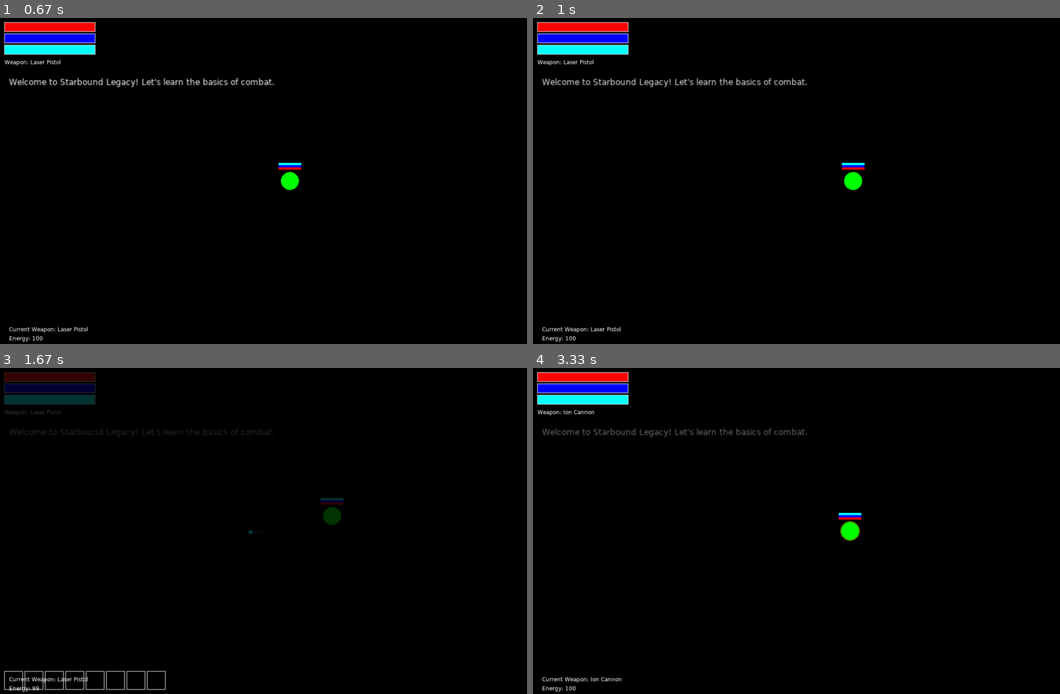
Above: before the commit, frames 1-4 (two rows, left to right).
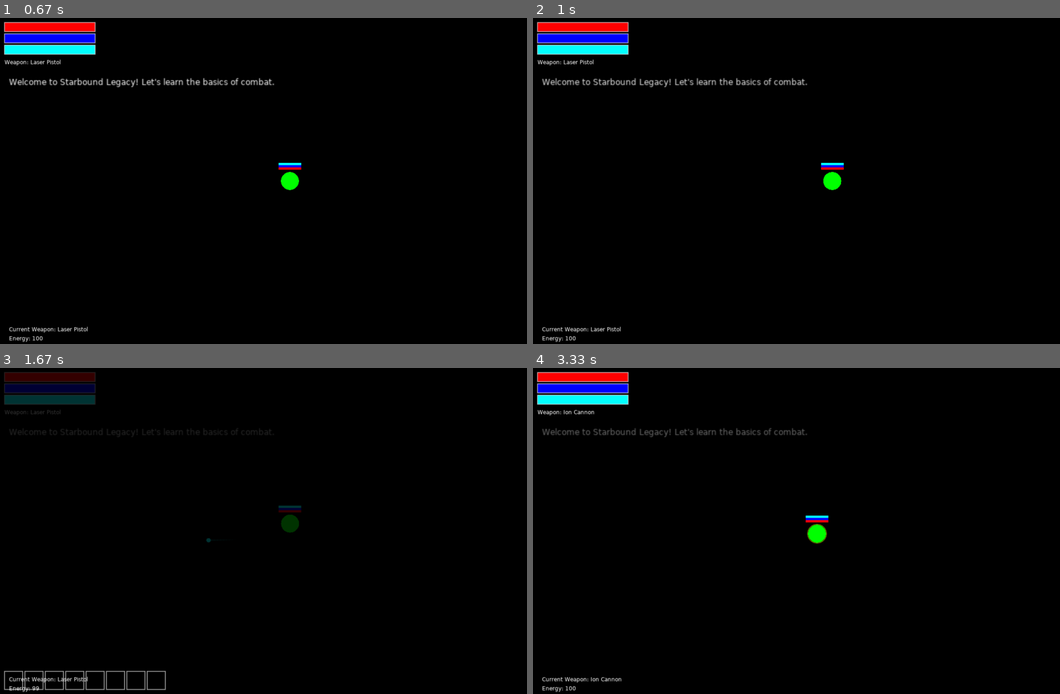
Above: after the commit, the same moments.

Repository: DedicatedJ/Starbound
Game: LÖVE game, started from main.lua
The game is run twice, just before and just after one commit, with the same random seed, the same clock (stepped at 60 frames per second) and the same inputs.
Inputs (mouse positions are in pixels of both pictures, inside the frame that each line leads up to):
- Up to frame 1 (0.67 s): tap Space at 0.33 s
- Up to frame 2 (1 s): hold Right from 0.67 s (still down); move the mouse to (801, 194) at 0.7 s
- Up to frame 3 (1.67 s): release Right at 1.13 s; click (152, 534) at 1.22 s; hold Up from 1.5 s (still down); click (347, 602) at 1.58 s; tap I at 1.65 s
- Up to frame 4 (3.33 s): release Up at 1.8 s; hold Right 1.83-2.3 s; click (643, 605) at 1.92 s; tap 2 at 1.98 s; hold Left 2.33-2.87 s; click (1033, 645) at 2.42 s; tap 3 at 2.48 s; hold Down 2.9-3.2 s; click (670, 410) at 2.98 s; tap I at 3.05 s; hold Left from 3.23 s (still down); click (685, 465) at 3.32 s

Frame 1 is identical in both runs. In frame 2, 0.5% of the frame differs, in the area x 54-63%, y 44-53%; in frame 3, 0.5%; in frame 4, 0.6%, in the area x 51-63%, y 44-54%.

Commit message:
step 3: camera that follows the player, world coordinates for aim
- main.lua: camera eases toward the player; the world is drawn through
  the camera and the UI stays in screen space. Global screenToWorld and
  worldToScreen convert between the two.
- Clicks and the charge-weapon aim point are converted to world
  coordinates (Player.aimX/aimY replaces reading the mouse directly).
- Remove the screen clamps: the player can roam the world; enemies are
  leashed to their spawn point instead.
- World:drawOverlay draws the tutorial text in screen space.
- Harness: camera follow and screen/world round-trip checks; scenario
  clicks use screen coordinates.

Co-Authored-By: Claude Opus 5.5 <noreply@anthropic.com>

Diff:
--- a/main.lua
+++ b/main.lua
@@ -26,6 +26,18 @@
 local world
 local ui
 
+-- Camera center in world coordinates; it follows the player
+local camera = {x = 0, y = 0}
+
+-- Convert between screen pixels and world coordinates
+function screenToWorld(sx, sy)
+    return sx + camera.x - love.graphics.getWidth() / 2, sy + camera.y - love.graphics.getHeight() / 2
+end
+
+function worldToScreen(wx, wy)
+    return wx - camera.x + love.graphics.getWidth() / 2, wy - camera.y + love.graphics.getHeight() / 2
+end
+
 -- Initialize game (window size, title and resizing come from conf.lua)
 function love.load()
 
@@ -44,6 +56,9 @@
 
     -- Create UI
     ui = UI.new(player)
+
+    -- Start the camera on the player
+    camera.x, camera.y = player.x, player.y
 end
 
 -- Update game state
@@ -106,8 +121,8 @@
 -- Handle mouse input
 function love.mousepressed(x, y, button)
     if (currentState == gameState.PLAYING or currentState == gameState.TUTORIAL) and button == 1 then
-        -- Left click to fire
-        player:fire(x, y)
+        -- Left click to fire at the world position under the cursor
+        player:fire(screenToWorld(x, y))
     end
 
     if ui then
@@ -133,8 +148,16 @@
     -- Always set velocity so the player stops when no key is held
     player:move(dx, dy)
 
+    -- Aim follows the cursor in world coordinates (charge weapons fire here)
+    player.aimX, player.aimY = screenToWorld(love.mouse.getPosition())
+
     -- Update world
     world:update(dt)
+
+    -- Camera eases toward the player
+    local follow = math.min(1, dt * 8)
+    camera.x = camera.x + (player.x - camera.x) * follow
+    camera.y = camera.y + (player.y - camera.y) * follow
 
     -- Update UI
     ui:update(dt)
@@ -152,8 +175,15 @@
 
 -- Draw game world
 function drawGame()
-    -- Draw world
+    -- Draw world through the camera
+    love.graphics.push()
+    local ox, oy = worldToScreen(0, 0)
+    love.graphics.translate(math.floor(ox + 0.5), math.floor(oy + 0.5))
     world:draw()
+    love.graphics.pop()
+
+    -- Screen-space world overlays (tutorial text)
+    world:drawOverlay()
 
     -- Draw UI
     ui:draw()
--- a/src/entities/enemy.lua
+++ b/src/entities/enemy.lua
@@ -143,9 +143,14 @@
     self.x = self.x + self.velocity.x * dt
     self.y = self.y + self.velocity.y * dt
 
-    -- Keep enemies on screen so retreating ones can still be finished off
-    self.x = math.max(15, math.min(love.graphics.getWidth() - 15, self.x))
-    self.y = math.max(15, math.min(love.graphics.getHeight() - 15, self.y))
+    -- Stay within a leash of the spawn point so retreating enemies can still be finished off
+    local leash = self.stats.behavior.patrolRadius + self.stats.behavior.chaseRange
+    local lx, ly = self.x - self.spawnX, self.y - self.spawnY
+    local dist = math.sqrt(lx * lx + ly * ly)
+    if dist > leash then
+        self.x = self.spawnX + lx / dist * leash
+        self.y = self.spawnY + ly / dist * leash
+    end
 end
 
 function Enemy:setTarget(target)
--- a/src/entities/player.lua
+++ b/src/entities/player.lua
@@ -133,6 +133,11 @@
     self.chargeReady = false
     self.lastFired = 0
 
+    -- Aim point in world coordinates, set by the game each frame
+    self.aimX = self.x
+    self.aimY = self.y
+
+
     -- Movement
     self.velocity = {x = 0, y = 0}
     self.direction = {x = 0, y = 0}
@@ -145,11 +150,7 @@
     self.x = self.x + self.velocity.x * dt
     self.y = self.y + self.velocity.y * dt
 
-    -- Keep the player on screen
-    self.x = math.max(20, math.min(love.graphics.getWidth() - 20, self.x))
-    self.y = math.max(20, math.min(love.graphics.getHeight() - 20, self.y))
-
-    -- Update shield recharge
+-- Update shield recharge
     if self.shield < config.maxHealth then
         self.shieldRechargeTimer = self.shieldRechargeTimer + dt
         if self.shieldRechargeTimer >= config.shieldRechargeDelay then
@@ -174,8 +175,7 @@
             self.isCharging = false
             self.chargeTimer = 0
             self.chargeReady = true
-            local mx, my = love.mouse.getPosition()
-            self:fire(mx, my)
+            self:fire(self.aimX, self.aimY)
             self.chargeReady = false
         end
     end
--- a/src/world/world.lua
+++ b/src/world/world.lua
@@ -365,6 +365,10 @@
         end
     end
 
+end
+
+-- Screen-space overlays drawn after the camera transform is removed
+function World:drawOverlay()
     -- Draw tutorial message
     if self.tutorial.enabled and not self.tutorial.completed then
         local currentStep = self.tutorial.steps[self.tutorial.currentStep]
--- a/tests/harness/main.lua
+++ b/tests/harness/main.lua
@@ -80,7 +80,7 @@
     -- Ion cannon charge fires automatically
     p = Player.new(400, 300)
     p:switchWeapon("ion_cannon")
-    mouseX, mouseY = 600, 300
+    p.aimX, p.aimY = 600, 300
     local fired = p:fire(600, 300)
     check("ion cannon click starts charge, no shot yet", fired == false and p.isCharging and #p.projectiles == 0)
     for _ = 1, 40 do p:update(DT) end
@@ -237,6 +237,14 @@
         if math.abs(t - 1.7) < DT / 2 then
             check("player stops after keys released", player.velocity.x == 0 and player.velocity.y == 0)
         end
+        if math.abs(t - 2.5) < DT / 2 then
+            -- After moving, the camera has caught up and the player is near screen center
+            local sx, sy = worldToScreen(player.x, player.y)
+            local cx, cy = love.graphics.getWidth() / 2, love.graphics.getHeight() / 2
+            check("camera follows the player", math.abs(sx - cx) < 5 and math.abs(sy - cy) < 5, ("%.1f,%.1f vs %.1f,%.1f"):format(sx, sy, cx, cy))
+            local wx, wy = screenToWorld(worldToScreen(123.5, -456.25))
+            check("screen/world conversion round-trips", math.abs(wx - 123.5) < 1e-6 and math.abs(wy + 456.25) < 1e-6)
+        end
 
         -- Pause during tutorial and resume back into tutorial
         if not pausedCheckDone and t > 3 then
@@ -253,8 +261,9 @@
             spawnSeen = true
             local weapons = {"1", "2", "3", "4", "5"}
             game.keypressed(weapons[math.floor(t / 2) % 5 + 1])
-            mouseX, mouseY = e.x, e.y
-            game.mousepressed(e.x, e.y, 1)
+            -- Click where the enemy appears on screen (the game converts back to world coordinates)
+            mouseX, mouseY = worldToScreen(e.x, e.y)
+            game.mousepressed(mouseX, mouseY, 1)
         end
 
         if world.tutorial.completed and not tutorialDone then
